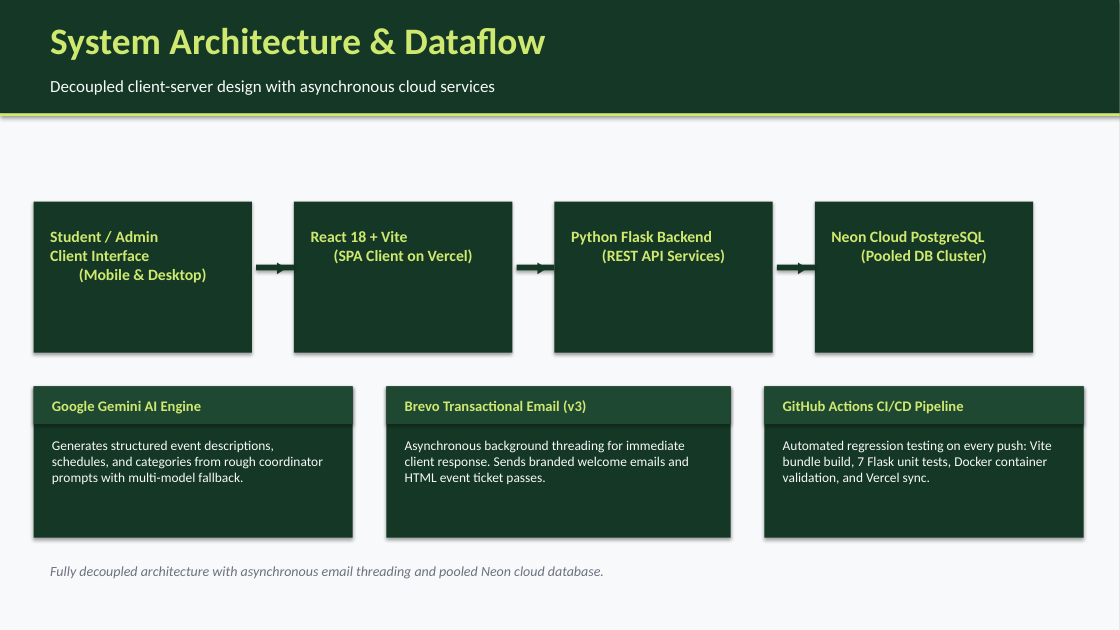
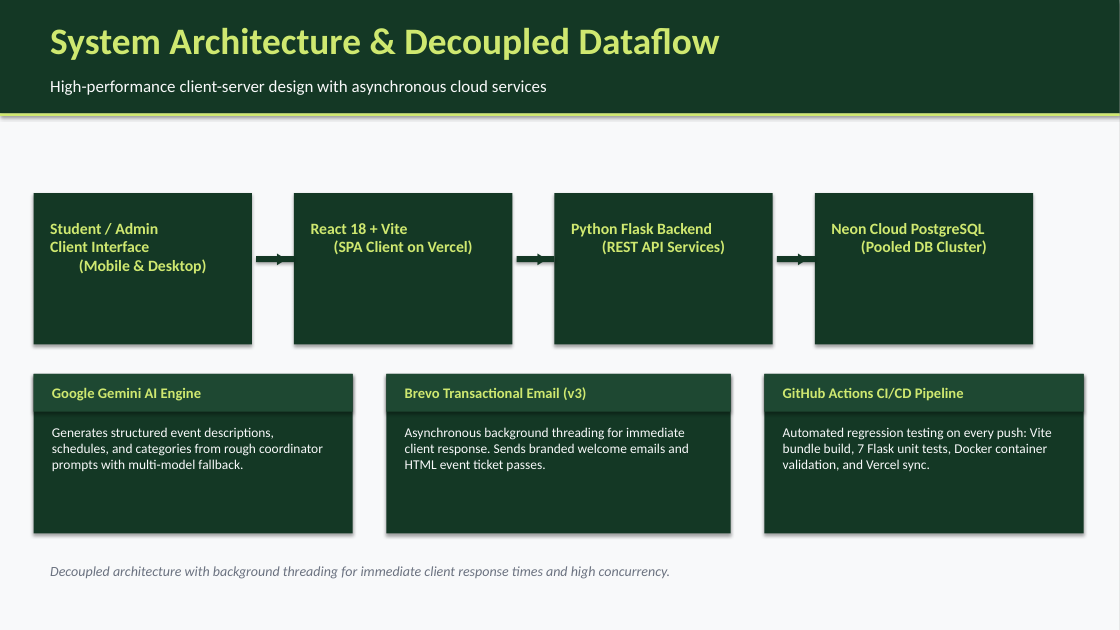
Before and after one commit to Abhi7Prajapathi/Events, a slide deck: slide 4 of CampusCircle_Presentation.pptx. Drawn at 1120x630 pixels with LibreOffice and Linux fonts; fonts in the diff are those of the drawing. Boxes give left, top, right and bottom in pixels: in the first picture for what was removed or moved away, otherwise in the second. Text is boxed around its words. In the diff, an @@ line names an element or a change of style, - is before the commit and + after.

Commit message:
docs: 16-slide presentation deck with core code snippets, screenshots, problem, solution, and architecture

```diff
--- a/CampusCircle_Presentation.pptx
+++ b/CampusCircle_Presentation.pptx
@@ text at [50,28,720,60]: text changed @@
-System Architecture & Dataflow
+System Architecture & Decoupled Dataflow
@@ text at [50,80,547,95]: text changed @@
-Decoupled client-server design with asynchronous cloud services
+High-performance client-server design with asynchronous cloud services
@@ rectangle: place and size @@
-rectangle at [34,386,353,538]
+rectangle at [34,374,353,534]
@@ rectangle: place and size @@
-rectangle at [386,386,731,538]
+rectangle at [386,374,731,534]
@@ 10 texts, 10 rectangles: place and size @@
-10 texts, 10 rectangles at [34,202,1084,424]
+10 texts, 10 rectangles at [34,193,1084,412]
@@ rectangle: place and size @@
-rectangle at [765,386,1084,538]
+rectangle at [765,374,1084,534]
@@ text "Generates structured event descriptions, schedules, ...": place and size @@
-text "Generates structured event descriptions, schedules, ..." at [52,440,323,484]
+text "Generates structured event descriptions, schedules, ..." at [52,427,323,471]
@@ text "Asynchronous background threading for immediate ...": place and size @@
-text "Asynchronous background threading for immediate ..." at [405,440,689,484]
+text "Asynchronous background threading for immediate ..." at [405,427,689,471]
@@ text "Automated regression testing on every ...": place and size @@
-text "Automated regression testing on every ..." at [783,440,1052,484]
+text "Automated regression testing on every ..." at [783,427,1052,471]
@@ text at [50,566,670,579]: text changed @@
-Fully decoupled architecture with asynchronous email threading and pooled Neon cloud database.
+Decoupled architecture with background threading for immediate client response times and high concurrency.
```
Also in this commit, not shown: 3 other slides changed, 11 slides added, 7 slides removed, 3 other files.
